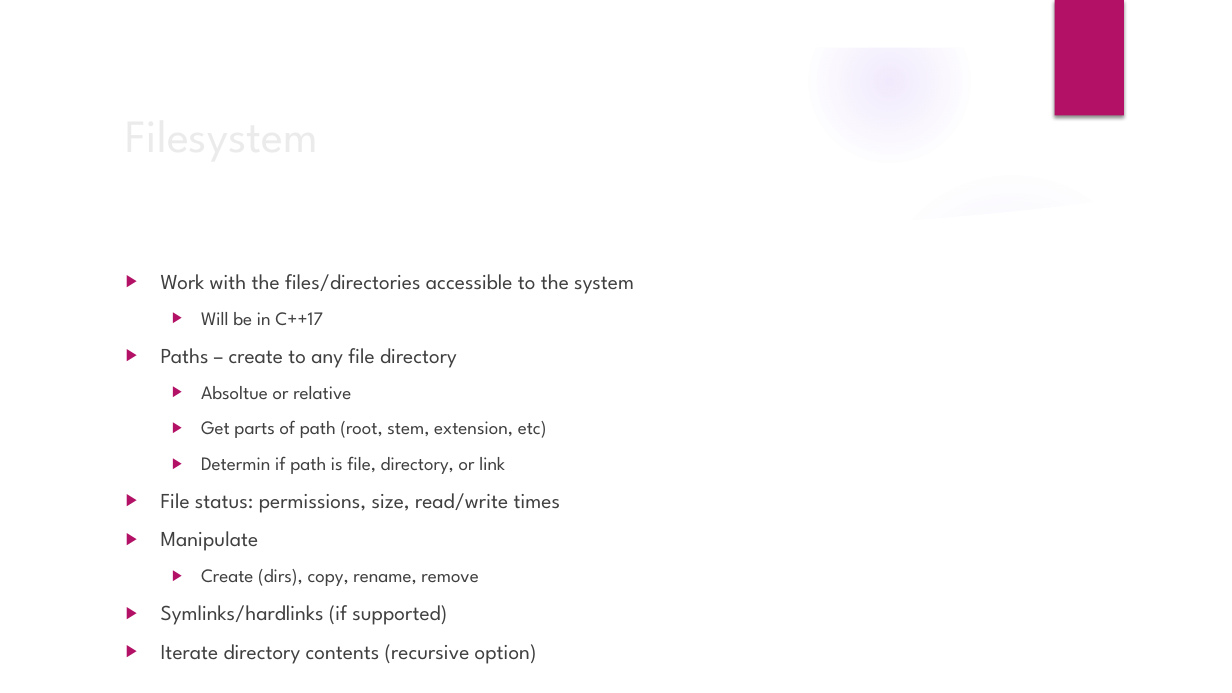
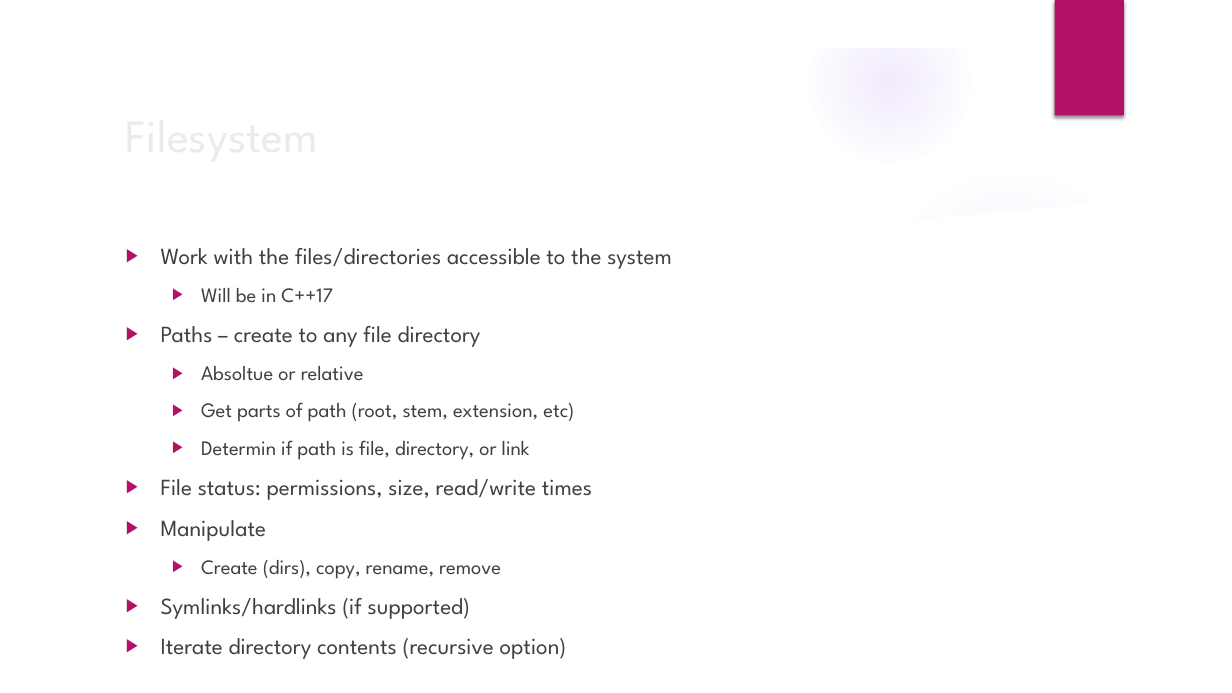
Before and after one commit to teeks99/boost-examples, a slide deck: slide 15 of Boost.pptx. Drawn at 1232x693 pixels with LibreOffice and Linux fonts; fonts in the diff are those of the drawing; background and template pictures are left out. Boxes give left, top, right and bottom in pixels: in the first picture for what was removed or moved away, otherwise in the second. Text is boxed around its words. In the diff, an @@ line names an element or a change of style, - is before the commit and + after.

Commit message:
Finished presentation

```diff
--- a/Boost.pptx
+++ b/Boost.pptx
@@ text "Work with the files/directories accessible ...": place and size @@
-text "Work with the files/directories accessible ..." at [161, 274, 634, 625]
+text "Work with the files/directories accessible ..." at [161, 248, 672, 659]
@@ text "Work with the files/directories accessible ..." at [161, 248, 672, 659]: size 16.6 to 18 pt in "Work with the files/directories accessible to the ...", "Paths – create to any file directory", "File status: permissions, size, read/write times", "Manipulate" and 2 more places; size 14.8 to 16 pt in "Will be in C++17", "Absoltue or relative", "Get parts of path (root, stem, extension, ...", "Determin if path is file, directory, or ..." and 1 more places @@
```
Also in this commit, not shown: 1 other slide changed, 6 slides added, 1 slide removed, 5 other files.
